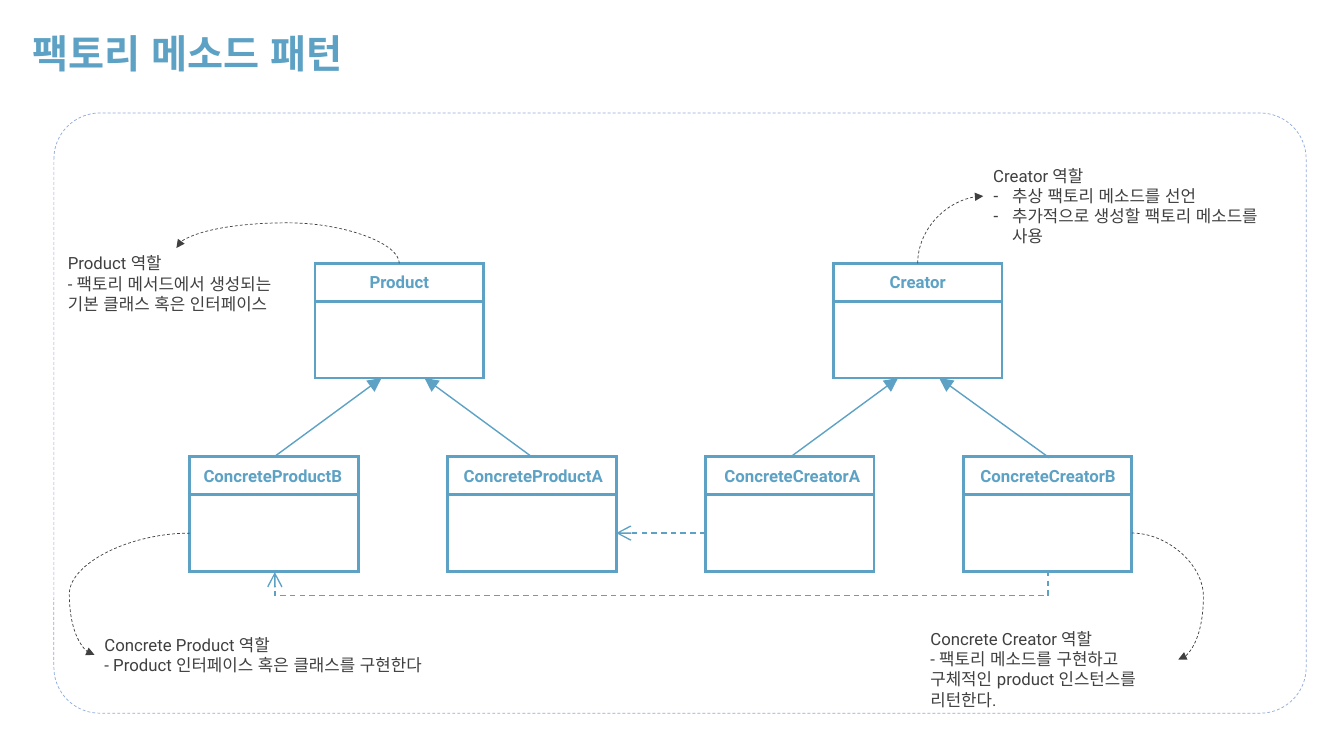
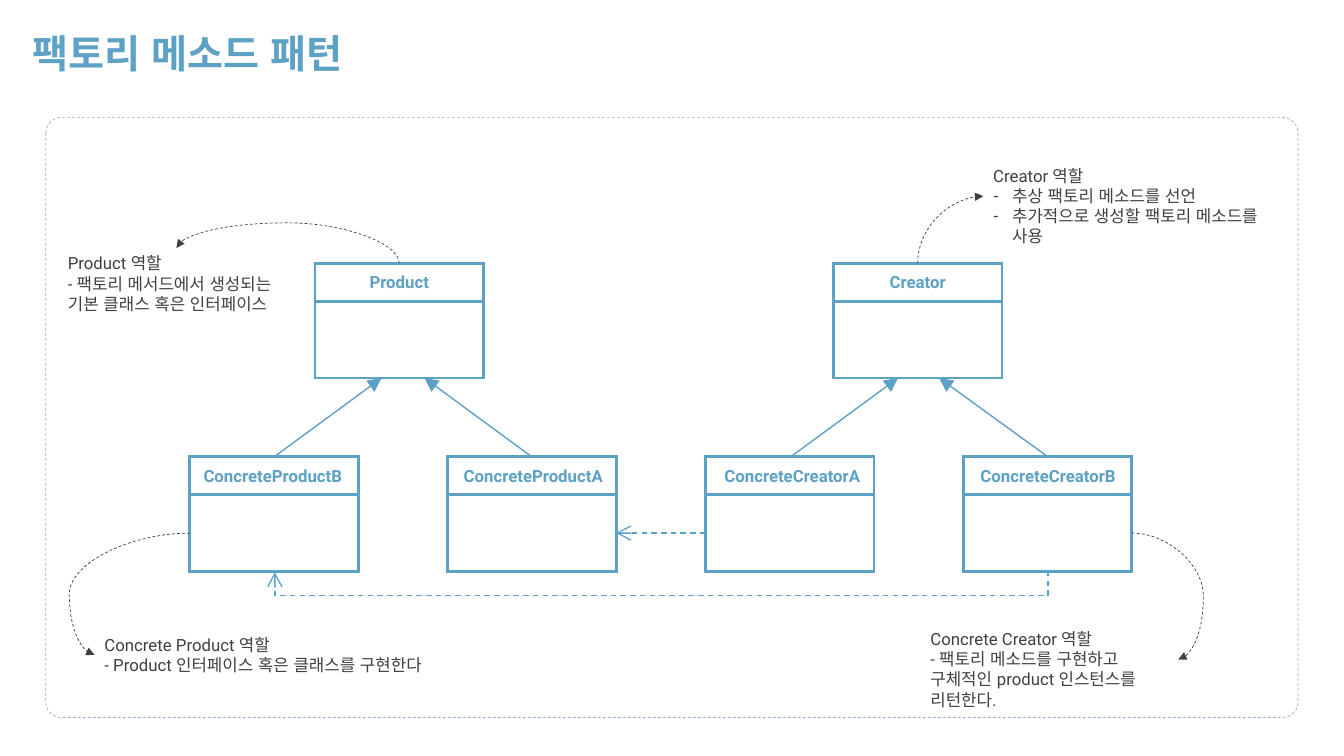
Before and after one commit to rudaks-han/book-summary, a slide deck: slide 1 of udemy-design-pattern/uml.pptx (slide 3 before the commit). Drawn at 1344x756 pixels with LibreOffice and Linux fonts; fonts in the diff are those of the drawing. Boxes give left, top, right and bottom in pixels: in the first picture for what was removed or moved away, otherwise in the second. Text is boxed around its words. In the diff, an @@ line names an element or a change of style, - is before the commit and + after.

Commit message:
update

```diff
--- a/udemy-design-pattern/uml.pptx
+++ b/udemy-design-pattern/uml.pptx
@@ rounded rectangle: place and size @@
-rounded rectangle at <box>53,113,1306,713</box>
+rounded rectangle at <box>45,117,1298,717</box>
@@ rounded rectangle at <box>45,117,1298,717</box>: proportions changed @@
```
Also in this commit, not shown: 2 slides removed.
